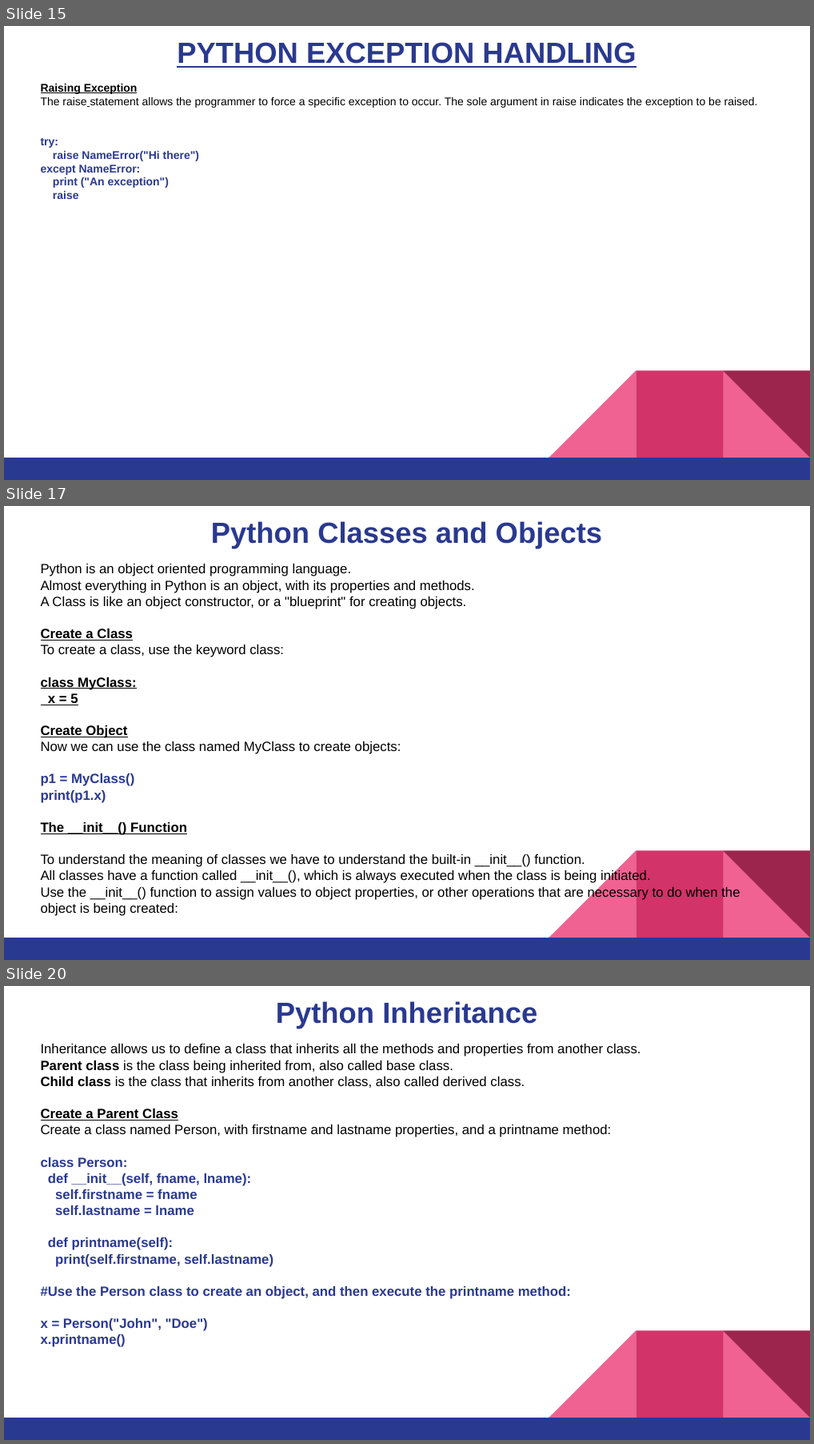
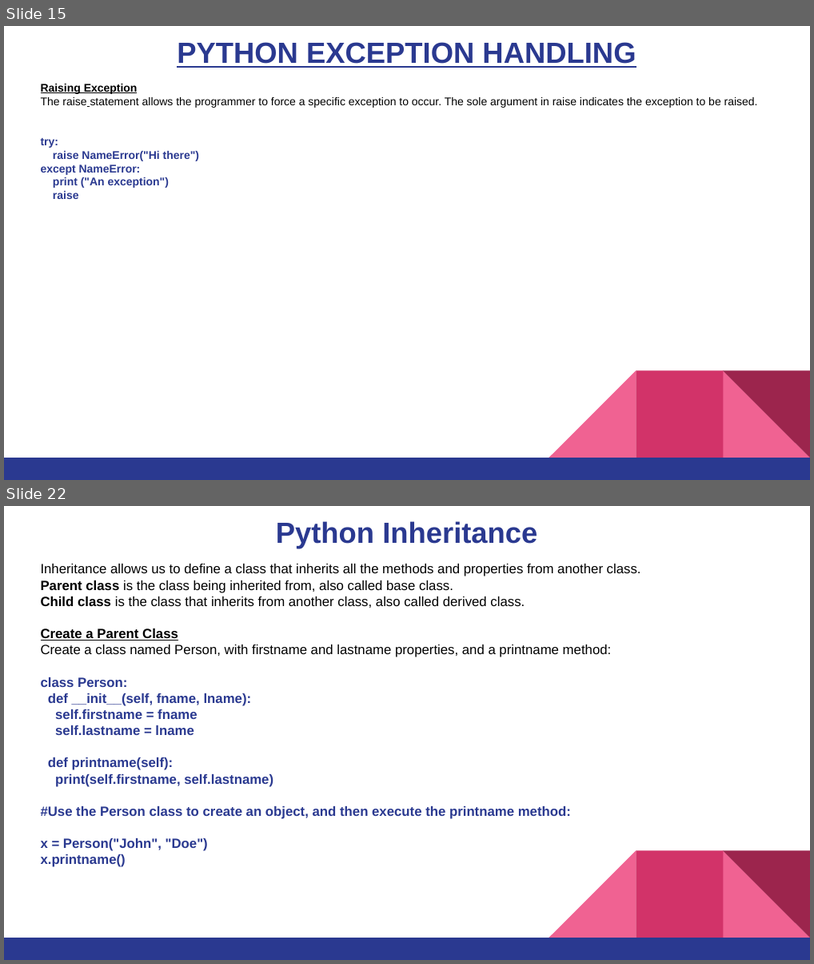
Before and after one commit to pnytrainingrepo/artificial-intelligence, a slide deck: Python-Programming-Week02.pptx. Shown one above the other, each under a label of ours: slides 15, 17 and 20 before the commit, slides 15 and 22 after it; the slides between them are not shown. The pictures are 814x1444 and 814x964 pixels, drawn with LibreOffice and Linux fonts; fonts in the diff are those of the drawing. Boxes give left, top, right and bottom in pixels: in the first picture for what was removed or moved away, otherwise in the second. Text is boxed around its words. In the diff, an @@ line names an element or a change of style, - is before the commit and + after.

```diff
--- a/Python-Programming-Week02.pptx
+++ b/Python-Programming-Week02.pptx
@@ slide 17 removed at [4, 506, 810, 960], background #FFFFFF; not listed: 5 template elements that a slide beside it also shows @@
@@ title removed at [211, 521, 602, 549] @@
-Python Classes and Objects
@@ text removed at [41, 564, 740, 916] @@
-Python is an object oriented programming language.
-Almost everything in Python is an object, with its properties and methods.
-A Class is like an object constructor, or a "blueprint" for creating objects.
-Create a Class
-To create a class, use the keyword class:
-class MyClass:
-x = 5
-Create Object
-Now we can use the class named MyClass to create objects:
-p1 = MyClass()
-print(p1.x)
-The __init__() Function
-To understand the meaning of classes we have to understand the built-in __init__() function.
-All classes have a function called __init__(), which is always executed when the class is being initiated.
-Use the __init__() function to assign values to object properties, or other operations that are necessary to do when the object is being created:
@@ what was slide 20 is now slide 22 @@
```
Also in this commit, not shown: 3 slides changed, 10 slides added, 1 other slide removed, 24 other files.
